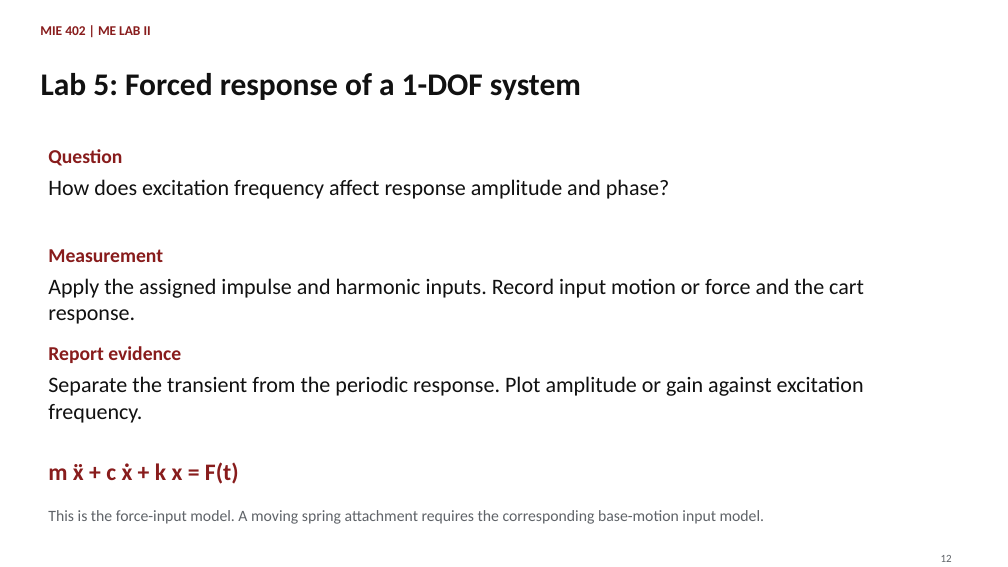
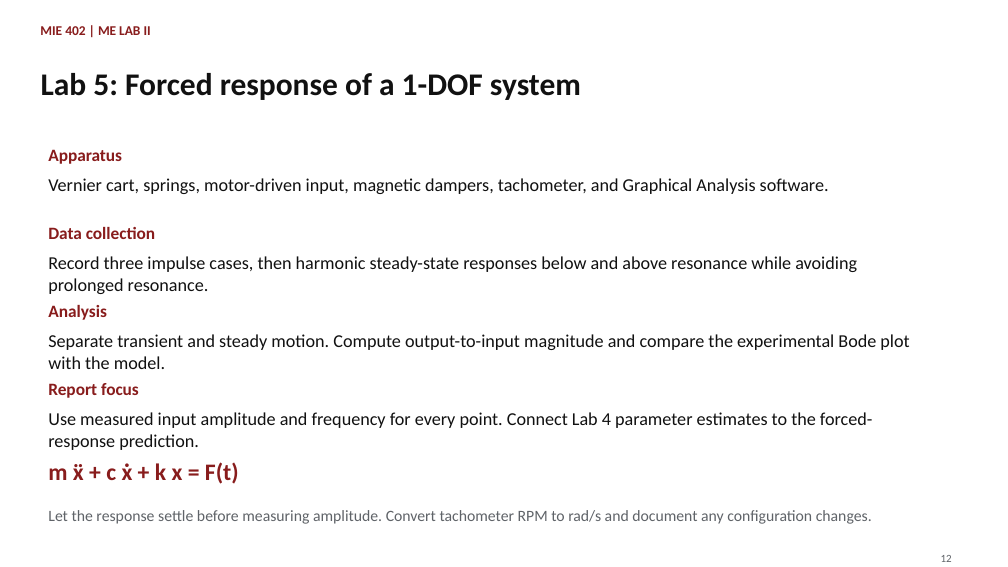
Before and after one commit to Ehsan-Roohi/MIE402-Lab, a slide deck: slide 12 of site/docs/MIE402_Lecture01_Report_Writing_Fall2026_v1.pptx. Drawn at 1008x567 pixels with LibreOffice and Linux fonts; fonts in the diff are those of the drawing. Boxes give left, top, right and bottom in pixels: in the first picture for what was removed or moved away, otherwise in the second. Text is boxed around its words. In the diff, an @@ line names an element or a change of style, - is before the commit and + after.

Commit message:
Expand six experiment introductions in Lecture 01

```diff
--- a/site/docs/MIE402_Lecture01_Report_Writing_Fall2026_v1.pptx
+++ b/site/docs/MIE402_Lecture01_Report_Writing_Fall2026_v1.pptx
@@ text at bbox=[48, 149, 122, 164]: text changed; size 18.8 to 16.5 pt @@
-Question
+Apparatus
@@ text removed at bbox=[48, 179, 670, 199] @@
-How does excitation frequency affect response amplitude and phase?
@@ text added at bbox=[48, 178, 829, 194], 17.2 pt, text #111111 @@
+Vernier cart, springs, motor-driven input, magnetic dampers, tachometer, and Graphical Analysis software.
@@ text added at bbox=[48, 227, 155, 239], 16.5 pt, text #881C1C, bold @@
+Data collection
@@ text removed at bbox=[48, 249, 163, 262] @@
-Measurement
@@ text added at bbox=[48, 256, 857, 294], 17.2 pt, text #111111 @@
+Record three impulse cases, then harmonic steady-state responses below and above resonance while avoiding prolonged resonance.
@@ text removed at bbox=[48, 278, 864, 324] @@
-Apply the assigned impulse and harmonic inputs. Record input motion or force and the cart response.
@@ text added at bbox=[48, 305, 107, 320], 16.5 pt, text #881C1C, bold @@
+Analysis
@@ text added at bbox=[48, 334, 909, 369], 17.2 pt, text #111111 @@
+Separate transient and steady motion. Compute output-to-input magnitude and compare the experimental Bode plot with the model.
@@ text at bbox=[48, 383, 139, 398]: text changed; size 18.8 to 16.5 pt @@
-Report evidence
+Report focus
@@ text removed at bbox=[48, 376, 864, 423] @@
-Separate the transient from the periodic response. Plot amplitude or gain against excitation frequency.
@@ text added at bbox=[48, 412, 873, 450], 17.2 pt, text #111111 @@
+Use measured input amplitude and frequency for every point. Connect Lab 4 parameter estimates to the forced-response prediction.
@@ text at bbox=[48, 510, 872, 524]: text changed @@
-This is the force-input model. A moving spring attachment requires the corresponding base-motion input model.
+Let the response settle before measuring amplitude. Convert tachometer RPM to rad/s and document any configuration changes.
```
Also in this commit, not shown: 7 other slides changed, 3 other files.
